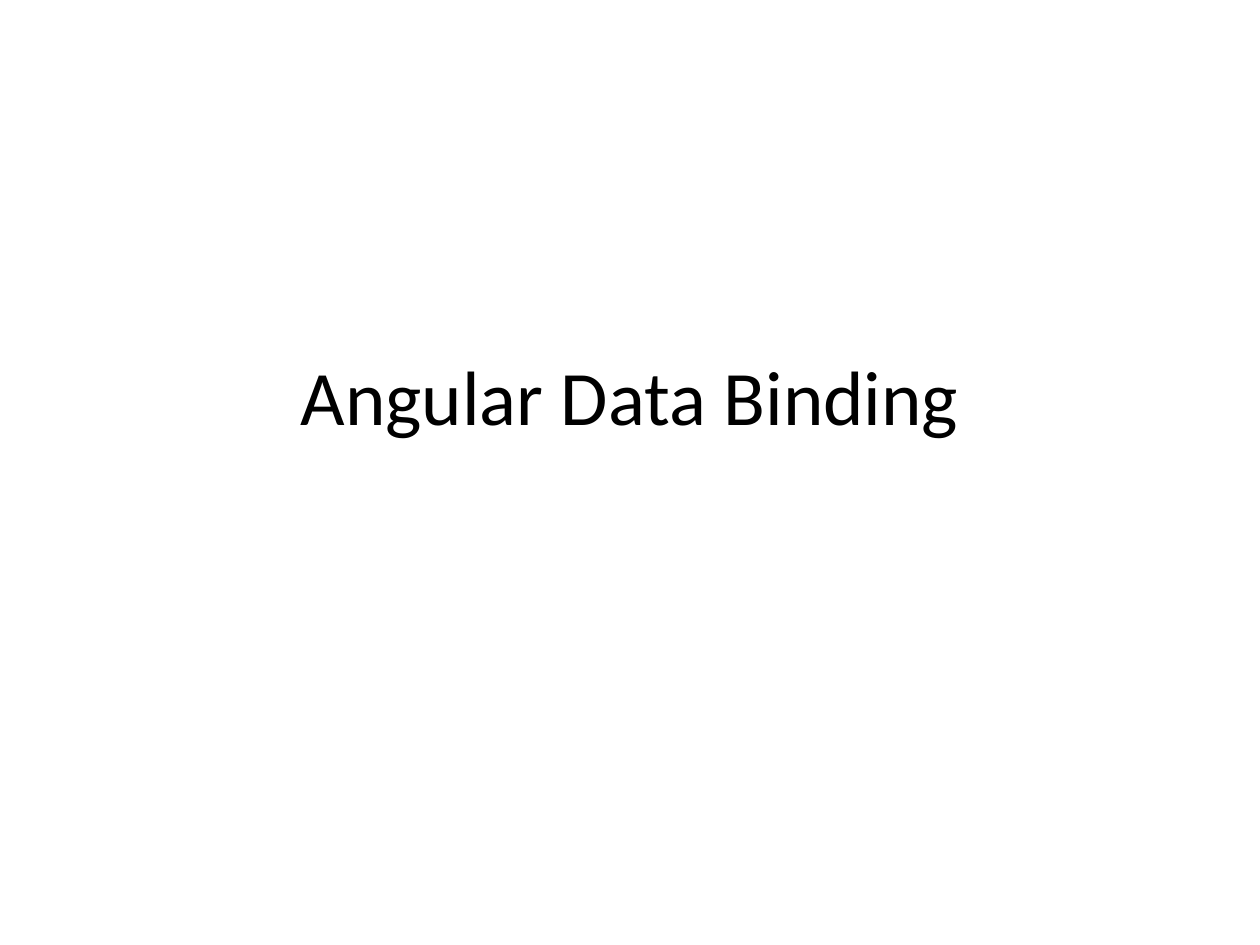
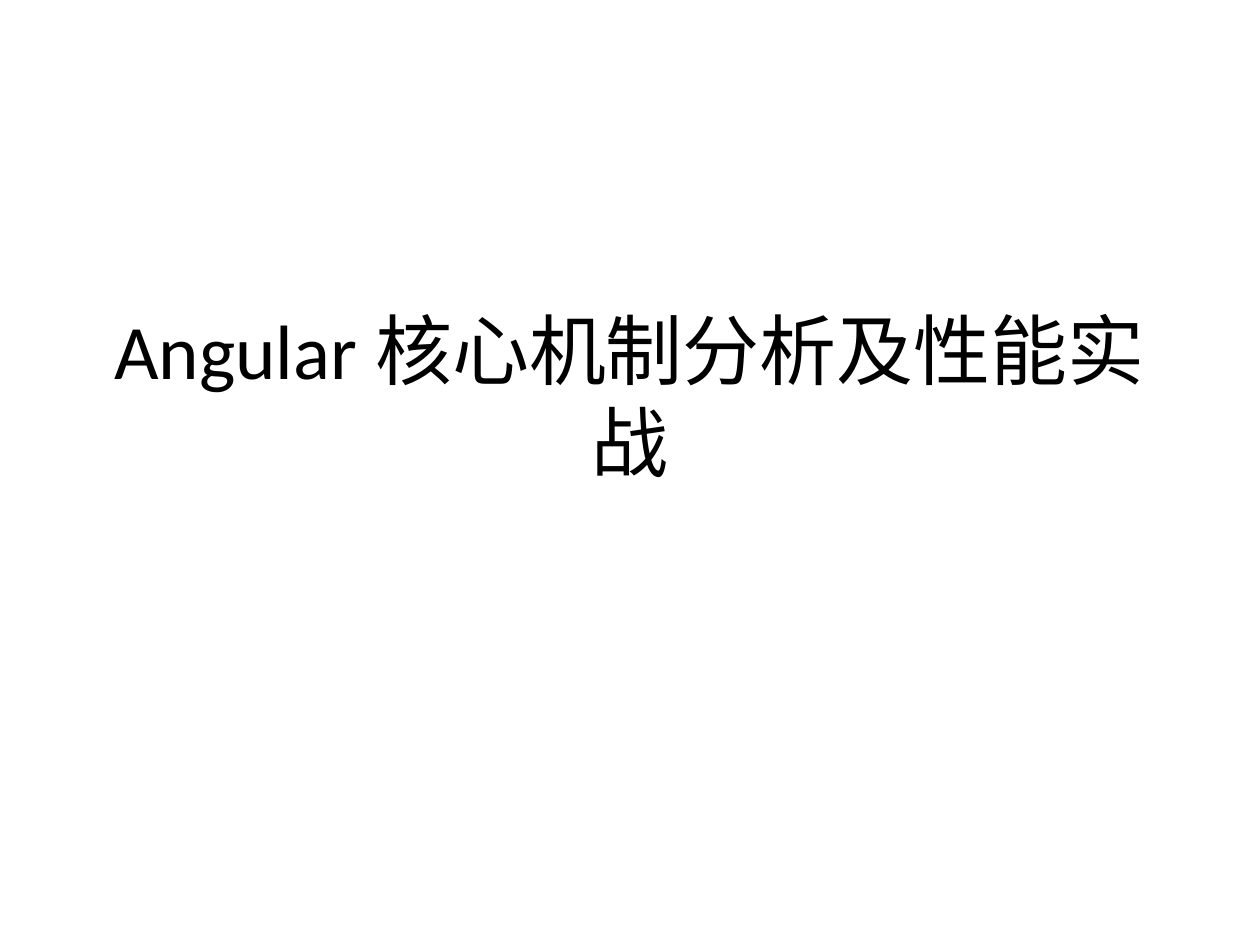
Before and after one commit to SijieCai/angular-performance-demo, a slide deck: slide 1 of angular1.x核心机制分析及性能实战.pptx. Drawn at 1260x945 pixels with LibreOffice and Linux fonts; fonts in the diff are those of the drawing. Boxes give left, top, right and bottom in pixels: in the first picture for what was removed or moved away, otherwise in the second. Text is boxed around its words. In the diff, an @@ line names an element or a change of style, - is before the commit and + after.

```diff
--- a/angular1.x核心机制分析及性能实战.pptx
+++ b/angular1.x核心机制分析及性能实战.pptx
@@ title at <box>114,314,1145,477</box>: text changed @@
-Angular Data Binding
+Angular 核心机制分析及性能实战
```
Also in this commit, not shown: 2 other slides changed, 8 slides added, 9 slides removed, 6 other files.
